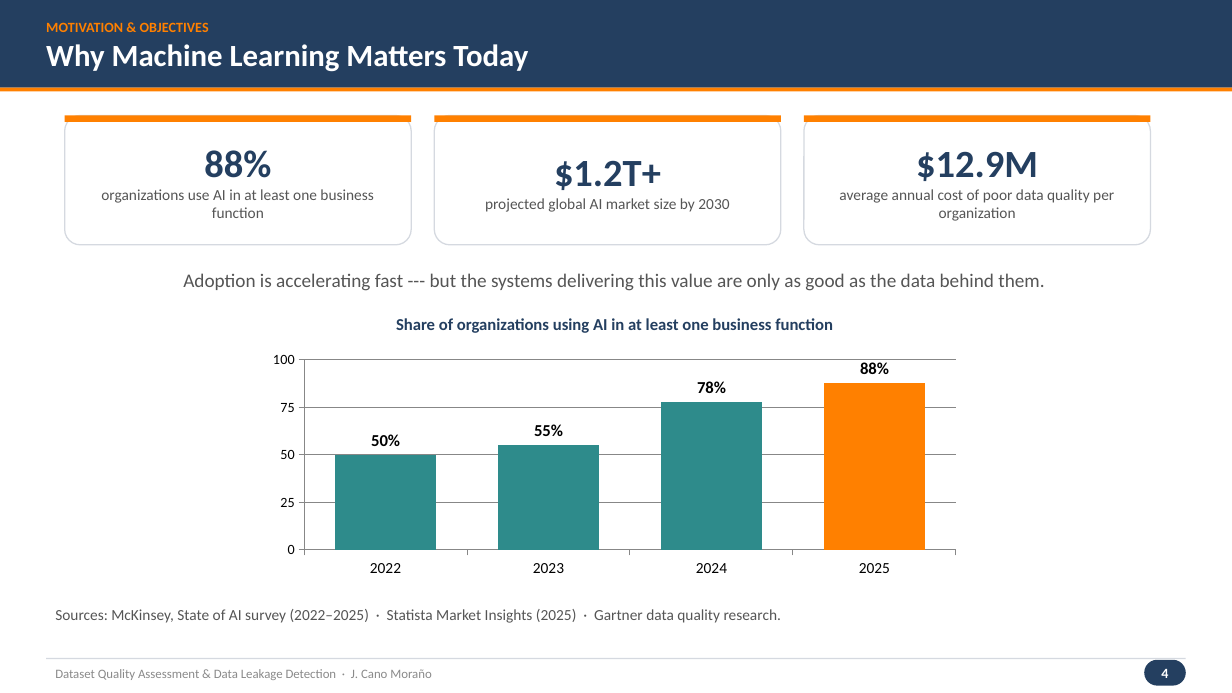
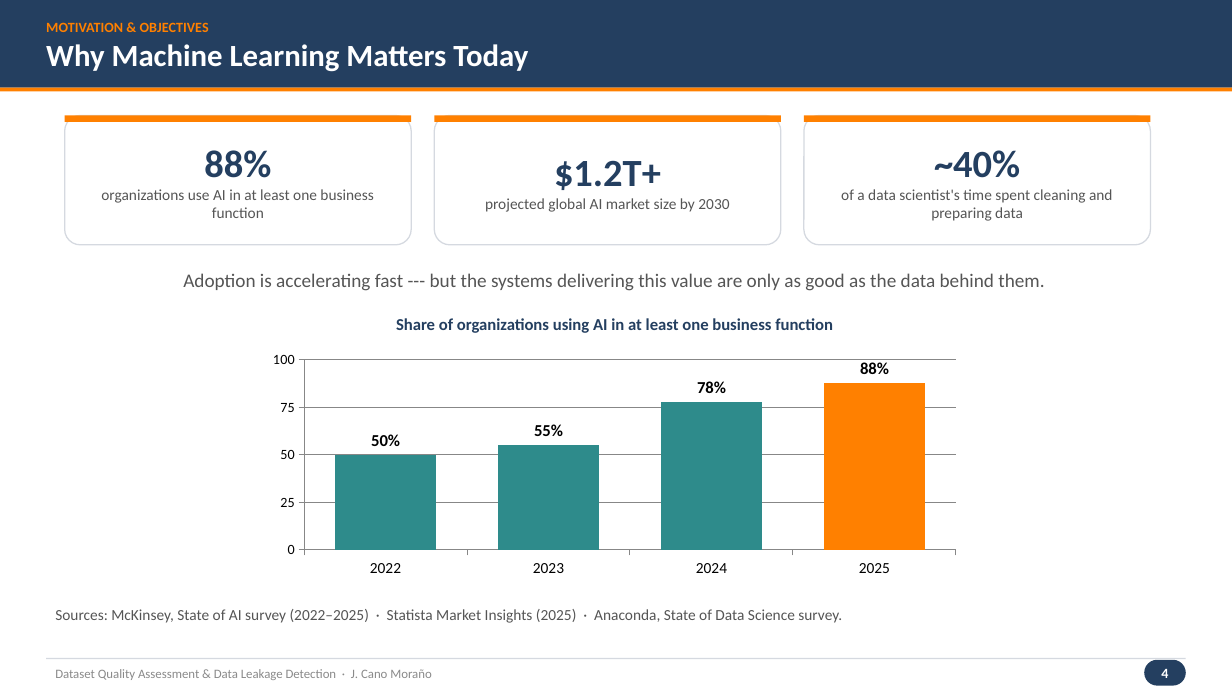
Before and after one commit to jaimecano12/ml-framework, a slide deck: slide 4 of presentation.pptx. Drawn at 1232x693 pixels with LibreOffice and Linux fonts; fonts in the diff are those of the drawing. Boxes give left, top, right and bottom in pixels: in the first picture for what was removed or moved away, otherwise in the second. Text is boxed around its words. In the diff, an @@ line names an element or a change of style, - is before the commit and + after.

```diff
--- a/presentation.pptx
+++ b/presentation.pptx
@@ text in rounded rectangle at <box>841,150,1113,221</box>: text changed @@
-$12.9M
-average annual cost of poor data quality per organization
+~40%
+of a data scientist's time spent cleaning and preparing data
@@ text at <box>55,609,842,623</box>: text changed @@
-Sources: McKinsey, State of AI survey (2022–2025) · Statista Market Insights (2025) · Gartner data quality research.
+Sources: McKinsey, State of AI survey (2022–2025) · Statista Market Insights (2025) · Anaconda, State of Data Science survey.
```
Also in this commit, not shown: 1 other slide changed, 3 other files.
